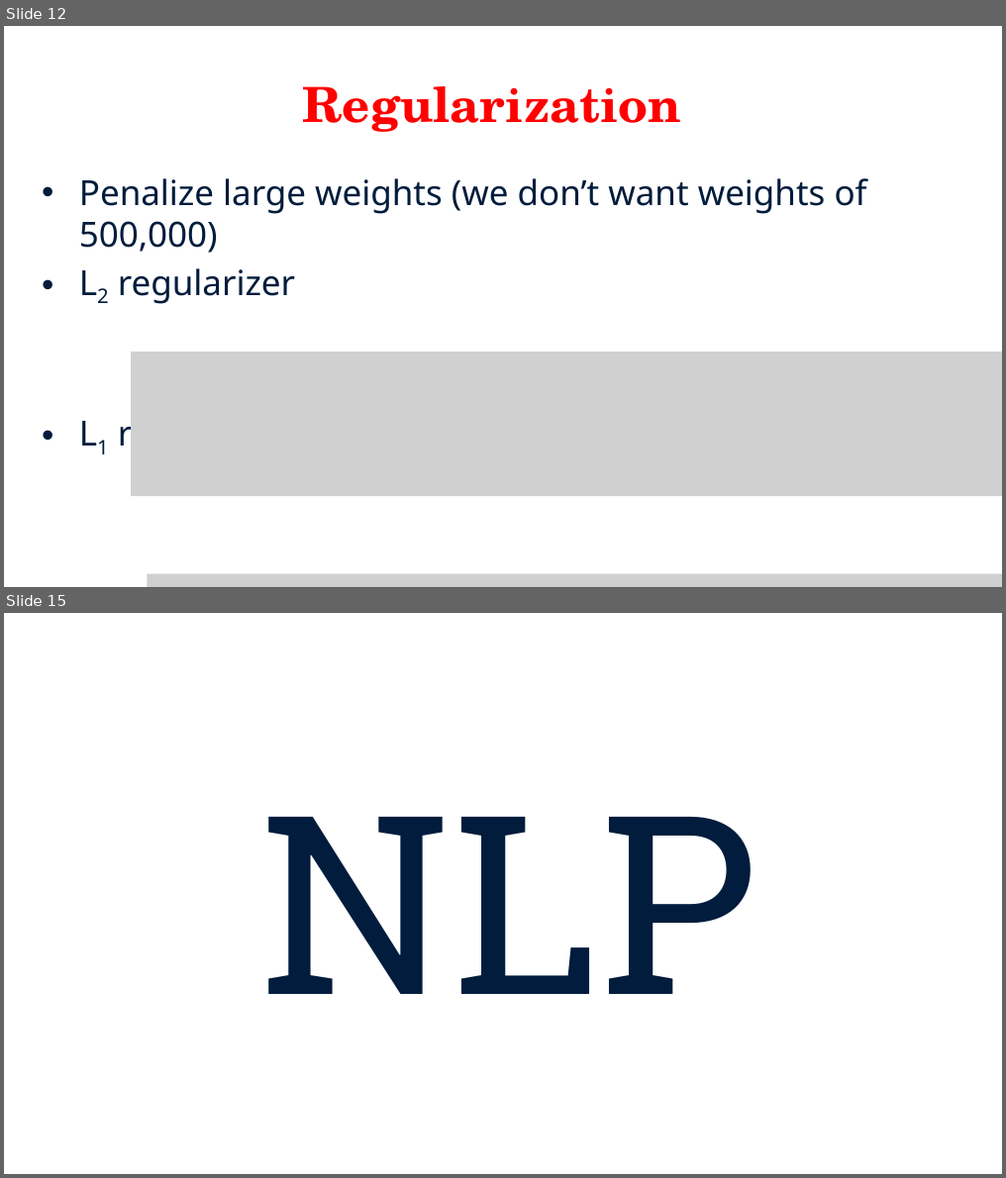
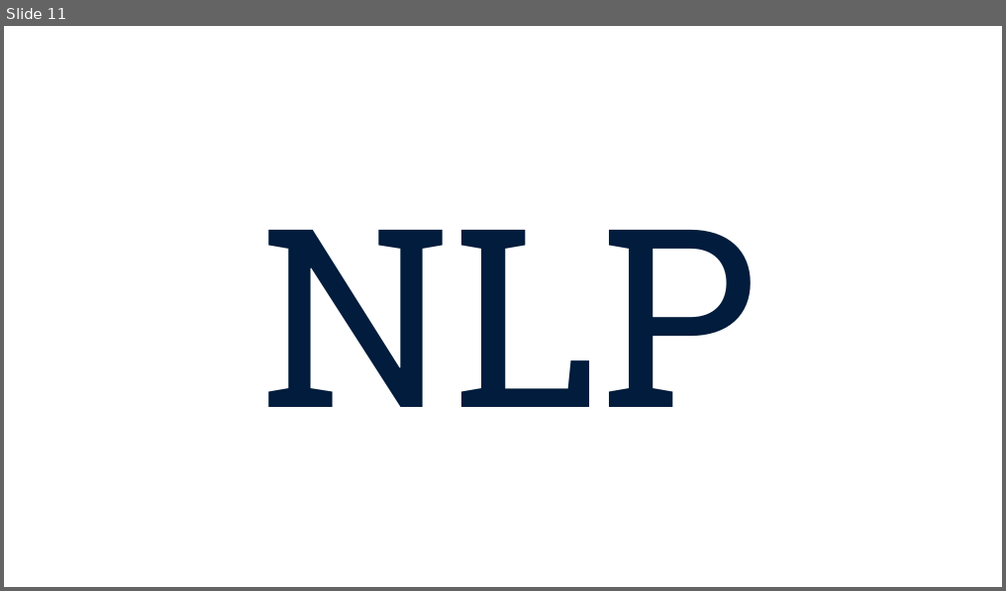
Before and after one commit to fanfeng2015/Natural-Language-Processing, a slide deck: Slides/Lecture 8-3.pptx. Shown one above the other, each under a label of ours: slides 12 and 15 before the commit, slide 11 after it; the slides between them are not shown. The pictures are 1006x1178 and 1006x591 pixels, drawn with LibreOffice and Linux fonts; fonts in the diff are those of the drawing; grey boxes stand for pictures. Boxes give left, top, right and bottom in pixels: in the first picture for what was removed or moved away, otherwise in the second. Text is boxed around its words. In the diff, an @@ line names an element or a change of style, - is before the commit and + after.

```diff
--- a/Slides/Lecture 8-3.pptx
+++ b/Slides/Lecture 8-3.pptx
@@ slide 12 removed at (4, 26, 1002, 587), background #FFFFFF @@
@@ title removed at (302, 86, 681, 132) @@
-Regularization
@@ text removed at (79, 178, 867, 456) @@
-• Penalize large weights (we don’t want weights of 500,000)
-• L2 regularizer
-• L1 regularizer
@@ picture removed at (131, 353, 1002, 497) @@
@@ picture removed at (147, 573, 1002, 587) @@
@@ what was slide 15 is now slide 11 @@
```
Also in this commit, not shown: 3 other slides removed, 24 other files.
